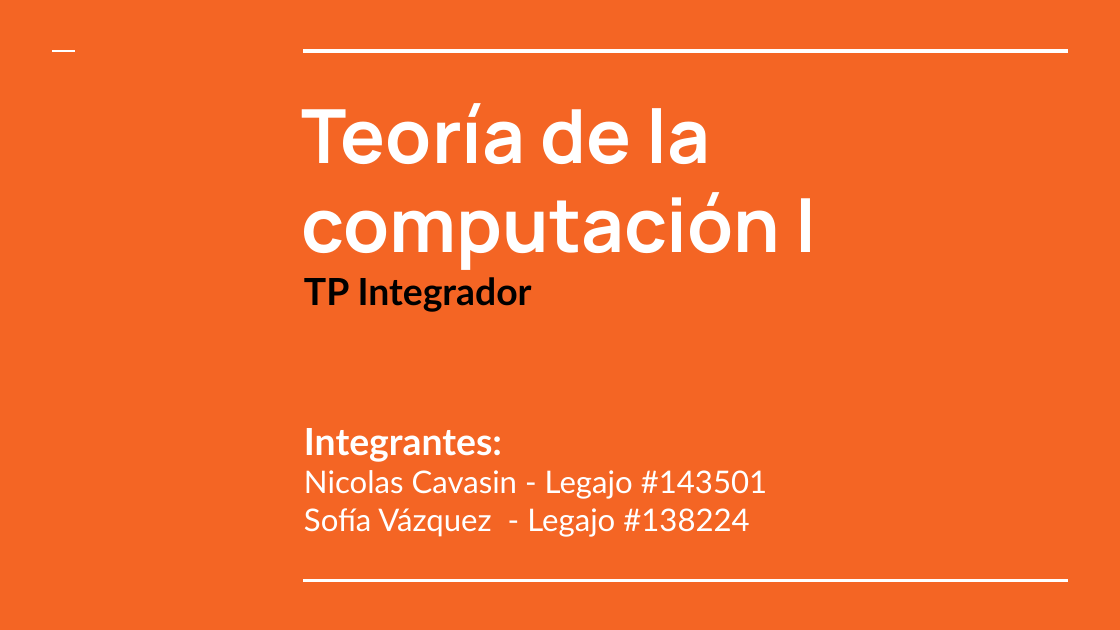
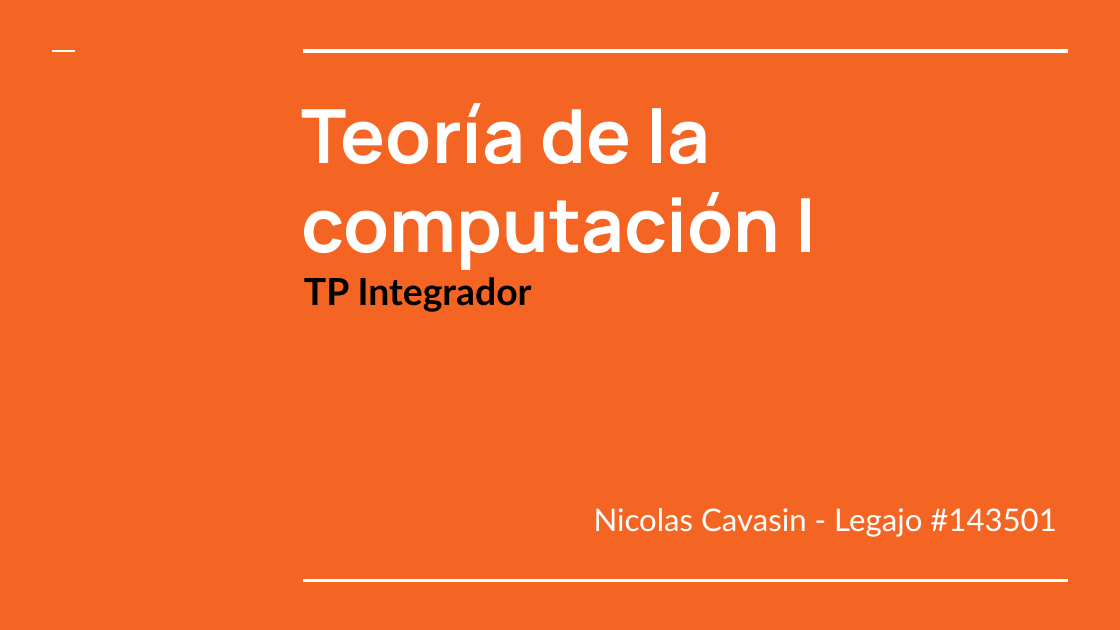
Before and after one commit to ncavasin/teo1, a slide deck: slide 1 of tp07-integrador/entrega_2/presentacion/compilador_presentacion.pptx. Drawn at 1120x630 pixels with LibreOffice and Linux fonts; fonts in the diff are those of the drawing. Boxes give left, top, right and bottom in pixels: in the first picture for what was removed or moved away, otherwise in the second. Text is boxed around its words. In the diff, an @@ line names an element or a change of style, - is before the commit and + after.

Commit message:
Cambio integrantes

```diff
--- a/tp07-integrador/entrega_2/presentacion/compilador_presentacion.pptx
+++ b/tp07-integrador/entrega_2/presentacion/compilador_presentacion.pptx
@@ subtitle "Nicolas Cavasin - Legajo #143501" at bbox=[594, 508, 1056, 537]: alignment left to right @@
@@ subtitle at bbox=[304, 428, 502, 462]: paragraph removed @@
-Integrantes:
@@ subtitle at bbox=[304, 508, 749, 537]: paragraph removed @@
-Sofía Vázquez - Legajo #138224
```
Also in this commit, not shown: 1 other file.
